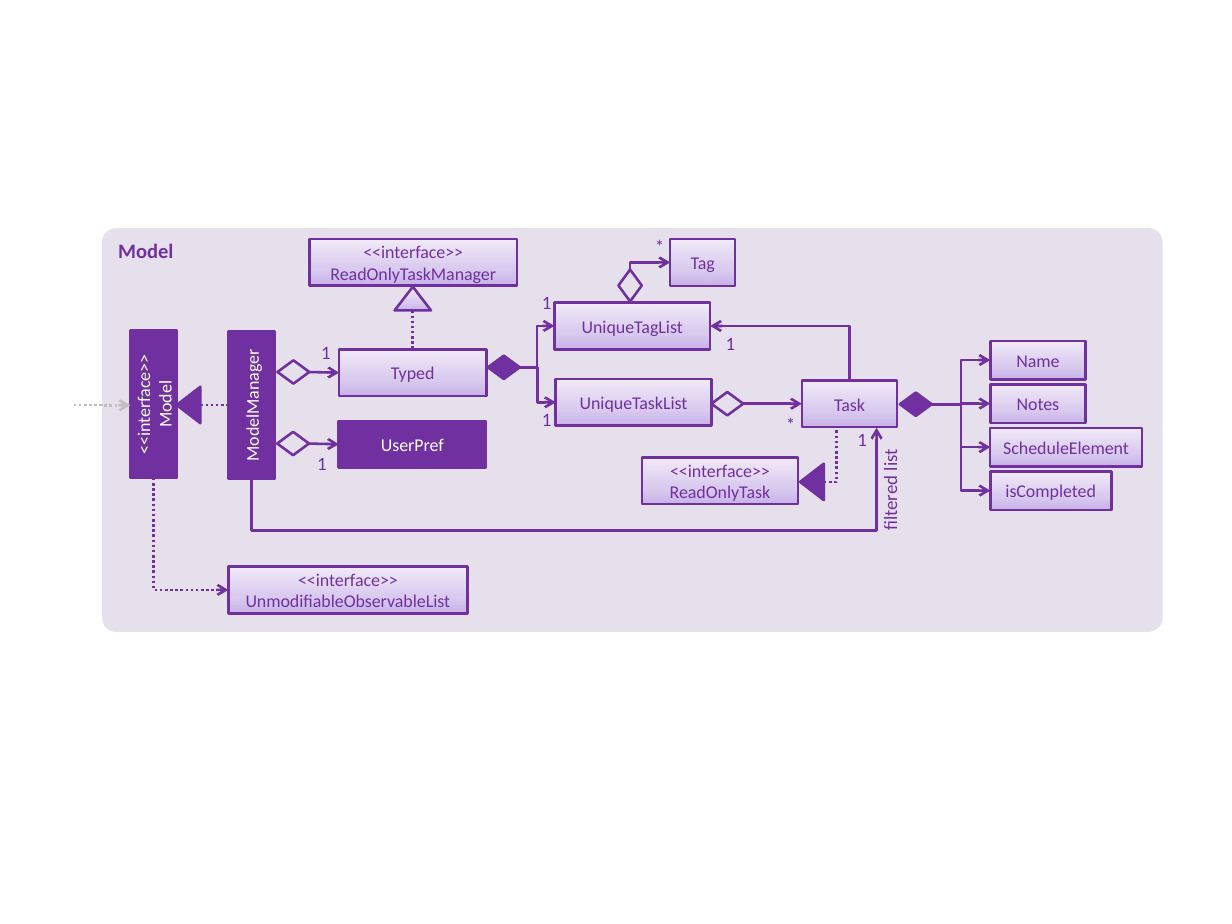
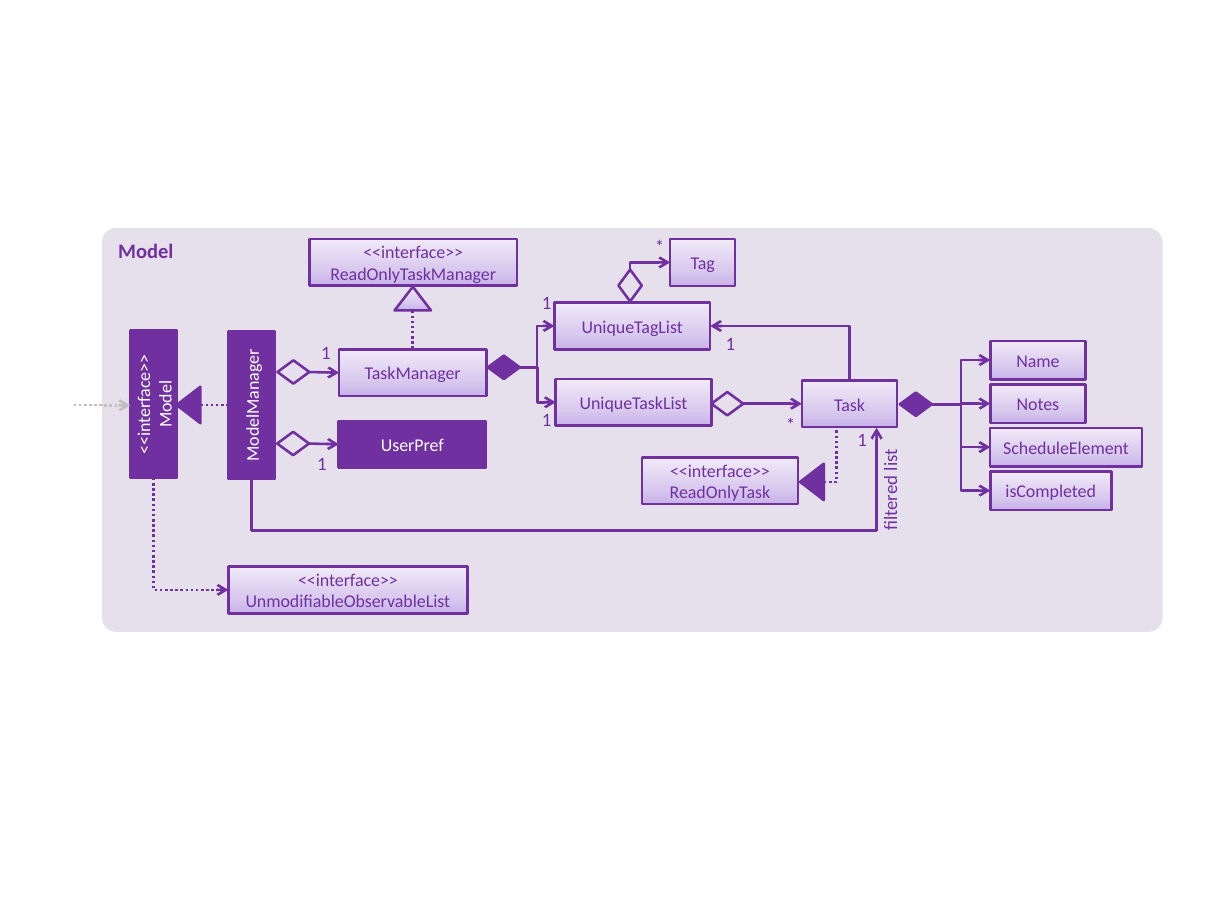
Before and after one commit to CS2103JAN2017-W09-B2/addressbook-level4, a slide deck: slide 1 of docs/diagrams/ModelComponentClassDiagram.pptx. Drawn at 1232x924 pixels with LibreOffice and Linux fonts; fonts in the diff are those of the drawing. Boxes give left, top, right and bottom in pixels: in the first picture for what was removed or moved away, otherwise in the second. Text is boxed around its words. In the diff, an @@ line names an element or a change of style, - is before the commit and + after.

Commit message:
Modified ModelComponentClassDiagram.pptx and changed ModelClassDiagram.png

```diff
--- a/docs/diagrams/ModelComponentClassDiagram.pptx
+++ b/docs/diagrams/ModelComponentClassDiagram.pptx
@@ text in rectangle at (365, 366, 461, 382): text changed @@
-Typed
+TaskManager
```
Also in this commit, not shown: 1 other file.
